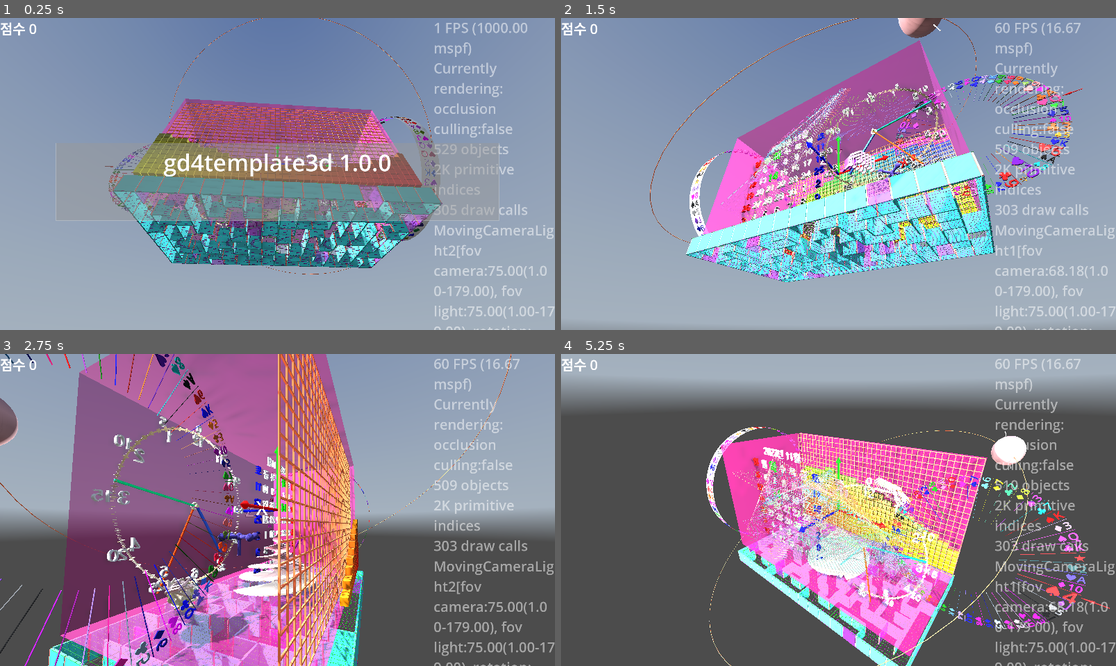
Above: before the commit, frames 1-4 (two rows, left to right).
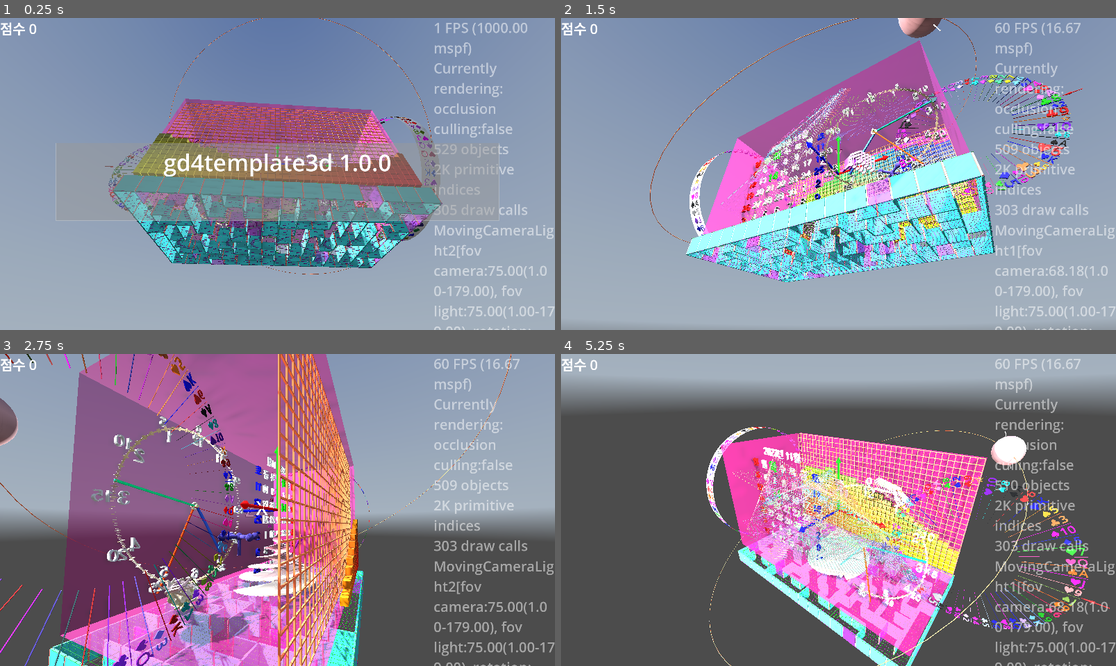
Above: after the commit, the same moments.

Repository: kasworld/gd4template3d
Game: Godot game, scene res://main.tscn
The game is run twice, just before and just after one commit, with the same random seed, the same clock (stepped at 60 frames per second) and the same inputs. A sky picture missing from this copy of the repository is replaced by a grey-blue gradient.
Inputs (mouse positions are in pixels of both pictures, inside the frame that each line leads up to):
- Up to frame 1 (0.25 s): no input
- Up to frame 2 (1.5 s): tap Enter at 0.5, 0.6 s; move the mouse to (960, 158) at 0.52 s; click (960, 158) at 0.67 s; move the mouse to (727, 189) at 1.27 s; tap Delete at 1.35 s; click (727, 189) at 1.42 s
- Up to frame 3 (2.75 s): move the mouse to (333, 441) at 2.02 s; tap Enter at 2.1 s; click (333, 441) at 2.17 s
- Up to frame 4 (5.25 s): move the mouse to (810, 572) at 2.77 s; tap Delete at 2.85, 4.35 s; click (810, 572) at 2.92 s; move the mouse to (1005, 556) at 3.52 s; tap Enter at 3.6, 5.1 s; click (1005, 556) at 3.67 s; move the mouse to (672, 463) at 4.27 s; click (672, 463) at 4.42 s; move the mouse to (866, 510) at 5.02 s; click (866, 510) at 5.17 s

The runs differ from the first frame. In frame 1, 0.2% of the frame differs, in the area x 19-40%, y 29-63%; in frame 2, 2.0%; in frame 3, 2.7%; in frame 4, 3.3%, in the area x 33-96%, y 32-89%.

Commit message:
update Roulette

Diff:
--- a/main.gd
+++ b/main.gd
@@ -97,7 +97,7 @@
 		rot = -rot
 	wheel.돌리기시작.call_deferred(rot)
 
-func wheel결과가결정됨(_id :int) -> void:
+func wheel결과가결정됨(_rl :Roulette) -> void:
 	wheel돌리기()
 
 var symbol크기 := Vector2(3,1.5)
--- a/roulette/roulette.gd
+++ b/roulette/roulette.gd
@@ -1,13 +1,12 @@
 extends Node3D
 class_name Roulette
 
-signal rotation_stopped(n :int)
+signal rotation_stopped(rl :Roulette)
 
 var 선택rad :float
 var id :int
 var 반지름 :float
 var 깊이 :float
-var 회전중인가 :bool # need emit
 
 func init(ida :int, 반지름a :float, 깊이a :float, cell정보목록 :Array ) -> Roulette:
 	id = ida
@@ -15,6 +14,7 @@
 	깊이 = 깊이a
 
 	$Wheel.init(반지름, 깊이, cell정보목록)
+	$Wheel.rotation_stopped.connect(결과가결정됨)
 
 	# for debug
 	$IDLabel.text = "%s" % id
@@ -44,7 +44,14 @@
 	$"Wheel/원판".mesh.radial_segments = n
 
 	선택rad바꾸기(PI/2)
+
 	return self
+
+func 결과가결정됨(_rl :RouletteWheel) -> void:
+	rotation_stopped.emit(self)
+
+func 회전중인가() -> bool:
+	return $Wheel.회전중인가
 
 func 선택rad바꾸기(rad :float) -> void:
 	선택rad = rad
@@ -61,32 +68,21 @@
 	$"Wheel/BarTree2".set_visible_bar_count(n)
 	$"Wheel/BarTree3".set_visible_bar_count(n)
 
-var rotation_per_second :float
-var acceleration := 0.3 # per second
 func 돌리기(dur_sec :float = 1.0) -> void:
-	$"Wheel".rotation.z += rotation_per_second * 2 * PI * dur_sec
-	if acceleration > 0:
-		rotation_per_second *= pow( acceleration , dur_sec)
-	if 회전중인가 and abs(rotation_per_second) <= 0.001:
-		회전중인가 = false
-		rotation_per_second = 0.0
-		rotation_stopped.emit(id)
-	$"Wheel/BarTree2".bar_rotation = -rotation_per_second/10
-	$"Wheel/BarTree3".bar_rotation = -rotation_per_second/10
-
+	#$"Wheel".돌리기(dur_sec)
+	$"Wheel/BarTree2".bar_rotation = -$"Wheel".rotation_per_second/10
+	$"Wheel/BarTree3".bar_rotation = -$"Wheel".rotation_per_second/10
 
 # spd : 초당 회전수
 func 돌리기시작(spd :float) -> void:
-	rotation_per_second = spd
-	회전중인가 = true
+	$"Wheel".돌리기시작(spd)
 	$"Wheel/BarTree2".auto_rotate_bar = true
 	$"Wheel/BarTree2".bar_rotation = -spd/10
 	$"Wheel/BarTree3".auto_rotate_bar = true
 	$"Wheel/BarTree3".bar_rotation = -spd/10
 
 func 멈추기시작(accel :float=0.5) -> void:
-	assert(accel < 1.0)
-	acceleration = accel
+	$"Wheel".멈추기시작(accel)
 
 func 선택된cell강조상태켜기() -> void:
 	var 선택칸 = 선택된cell얻기()
--- a/roulette/roulette_wheel/roulette_wheel.gd
+++ b/roulette/roulette_wheel/roulette_wheel.gd
@@ -1,48 +1,55 @@
 extends Node3D
 class_name RouletteWheel
+
+signal rotation_stopped(rl :RouletteWheel)
 
 var 반지름 :float
 var 깊이 :float
 var cell_list :Array[RouletteCell]
-
+var cell각도 :float
 func init(r :float, d: float, cell정보목록 :Array =[]) -> RouletteWheel:
 	반지름 = r
 	깊이 = d
 	$"칸통".rotation.x = PI/2
-	for n in cell정보목록:
-		cell추가하기(n[0], n[1])
-	cell위치정리하기()
+	var count := cell정보목록.size()
+	cell각도 = 2*PI / count
+	for i in count:
+		var k :RouletteCell = preload("res://roulette/roulette_cell/roulette_cell.tscn").instantiate().init(cell각도, 반지름, 깊이,cell정보목록[i][0], cell정보목록[i][1])
+		k.position.z = 깊이/2
+		k.rotation.y = cell각도 *i
+		$"칸통".add_child(k)
+		cell_list.append(k)
 	return self
+
+func _process(delta: float) -> void:
+	if 회전중인가:
+		돌리기(delta)
+
+var 회전중인가 :bool # need emit
+var rotation_per_second :float
+var acceleration := 0.3 # per second
+func 돌리기(dur_sec :float = 1.0) -> void:
+	rotation.z += rotation_per_second * 2 * PI * dur_sec
+	if acceleration > 0:
+		rotation_per_second *= pow( acceleration , dur_sec)
+	if 회전중인가 and (abs(rotation_per_second) <= 0.1 and cell중심근처인가(rotation.z)) or (abs(rotation_per_second) <= 0.01):
+		회전중인가 = false
+		rotation_per_second = 0.0
+		rotation_stopped.emit(self)
+
+# spd : 초당 회전수
+func 돌리기시작(spd :float) -> void:
+	rotation_per_second = spd
+	회전중인가 = true
+
+func 멈추기시작(accel :float=0.5) -> void:
+	assert(accel < 1.0)
+	acceleration = accel
 
 func cell들지우기() -> void:
 	for i in cell_list.size():
 		$"칸통".remove_child(cell_list[i])
 	cell_list = []
-
-# 추가로 cell위치정리하기() 호출할것.
-func cell추가하기(co :Color, t :String) -> void:
-	var 칸rad = 2*PI/(cell_list.size()+1)
-	var l = preload("res://roulette/roulette_cell/roulette_cell.tscn").instantiate().init(칸rad, 반지름, 깊이, co , t)
-	l.position.z = 깊이/2
-	$"칸통".add_child(l)
-	cell_list.append(l)
-
-func 마지막cell지우기() -> void:
-	if cell_list.size() <= 0:
-		return
-	var n = cell_list.pop_back()
-	$"칸통".remove_child(n)
-
-# cell_list의 각도가 동일하게 조정한다.
-func cell위치정리하기() -> void:
-	if cell_list.size() == 0 :
-		return
-	var 칸rad = 2*PI/cell_list.size()
-	for i in cell_list.size():
-		cell_list[i].칸rad바꾸기(칸rad)
-		var rad = 칸rad * i
-		cell_list[i].rotation.y = -rad
-		cell_list[i].글씨크기바꾸기()
 
 func cell강조하기(i :int)->void:
 	cell_list[i].강조상태켜기()
@@ -57,11 +64,17 @@
 	return cell_list[i]
 
 func 각도로cell얻기(rad :float) -> RouletteCell:
-	if cell_count얻기() == 0 :
-		return null
-	rad = fposmod(rad, 2*PI)
-	var 칸rad = 2*PI / cell_count얻기()
-	for 현재칸번호 in cell_count얻기():
-		if 칸rad/2 + 현재칸번호*칸rad > rad:
-			return cell얻기(현재칸번호)
-	return cell얻기(0)
+	return cell얻기( 각도로cell번호얻기(rad) )
+
+func 각도로cell번호얻기(rad :float) -> int:
+	var 현재각도 = fposmod(-rad, 2*PI)
+	return ceili( (현재각도-cell각도/2) / cell각도 ) % cell_list.size()
+
+func cell중심각도(cell번호 :int) -> float:
+	return cell각도 * cell번호
+
+func cell중심근처인가(rad :float) -> bool:
+	var 현재cell번호 := 각도로cell번호얻기(rad)
+	var 현재각도 = fposmod(-rad, 2*PI)
+	var 중심각도 = cell중심각도(현재cell번호)
+	return abs(현재각도 - 중심각도 - cell각도/2) <= cell각도/100
